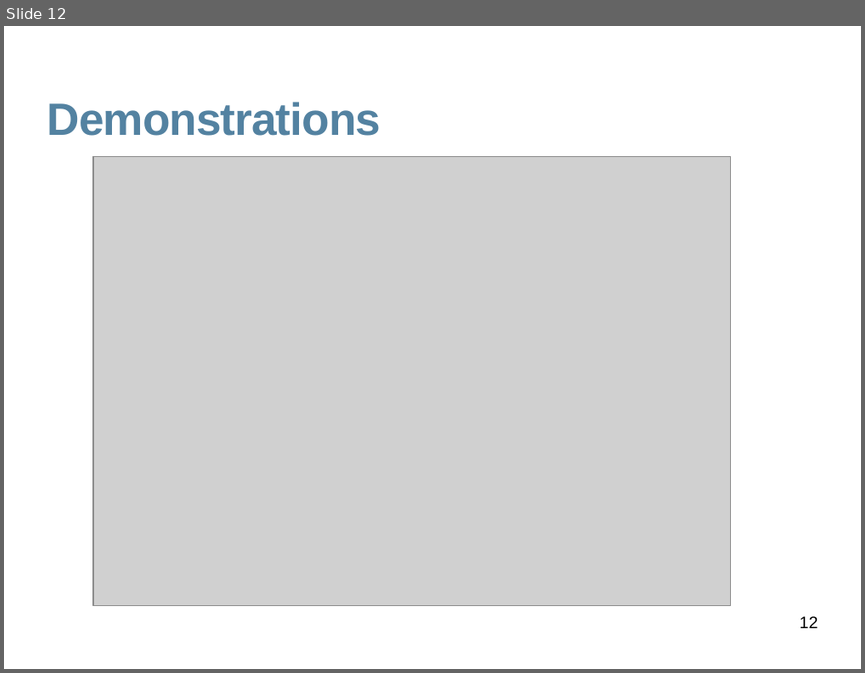
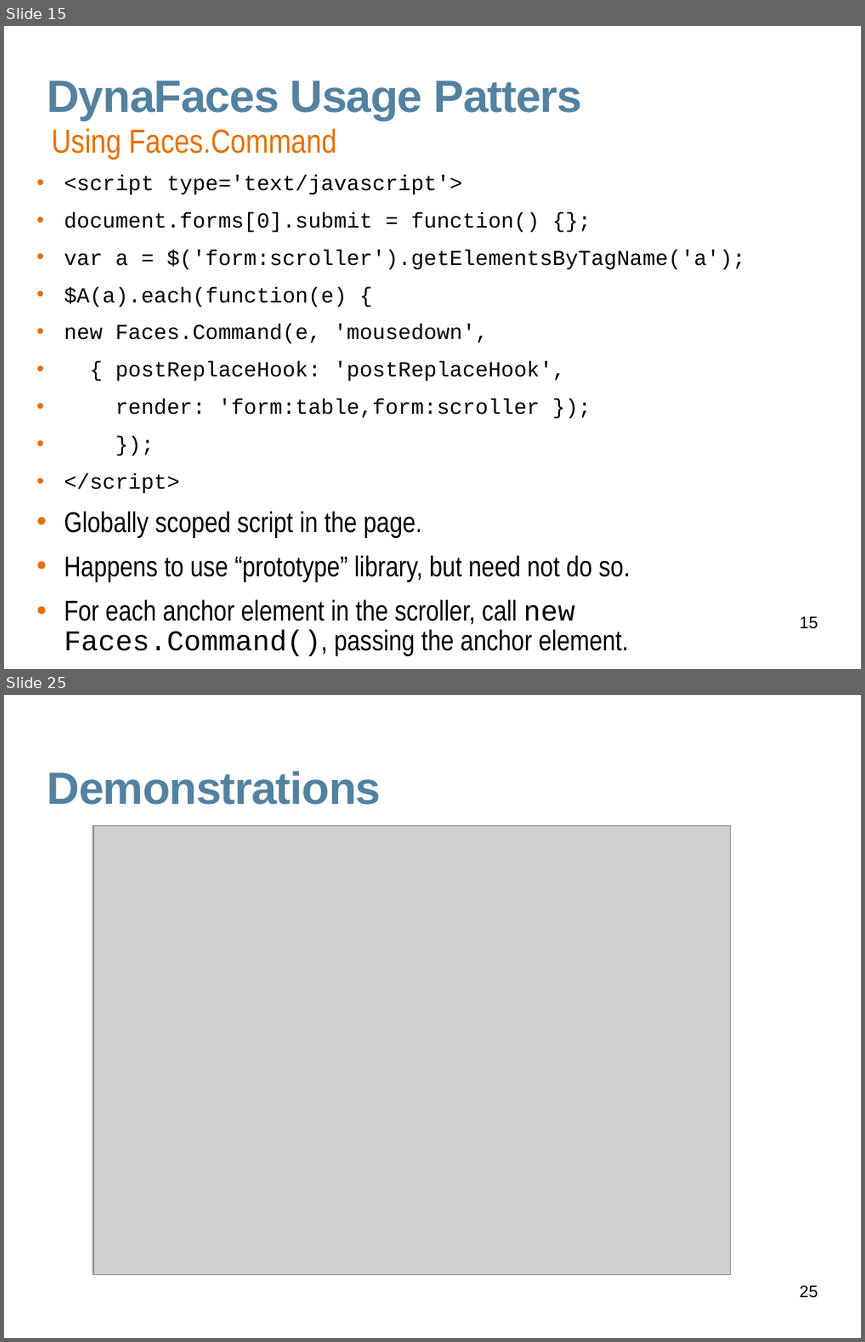
Before and after one commit to javaee/javaserverfaces-extensions, a slide deck: www/slides/dynafaces-advanced.odp. Shown one above the other, each under a label of ours: slide 12 before the commit, slides 15 and 25 after it; the slides between them are not shown. The pictures are 865x673 and 865x1342 pixels, drawn with LibreOffice and Linux fonts; fonts in the diff are those of the drawing; grey boxes stand for pictures; background and template pictures are left out. Boxes give left, top, right and bottom in pixels: in the first picture for what was removed or moved away, otherwise in the second. Text is boxed around its words. In the diff, an @@ line names an element or a change of style, - is before the commit and + after.

```diff
--- a/www/slides/dynafaces-advanced.odp
+++ b/www/slides/dynafaces-advanced.odp
@@ slide 15 added at (4, 26, 861, 669), background #FFFFFF @@
@@ title added at (46, 80, 582, 121), 38 pt, text #5382A1, bold @@
+DynaFaces Usage Patters
@@ text added at (52, 128, 337, 159), 28 pt, text #E76F00 @@
+Using Faces.Command
@@ text added at (64, 175, 745, 656), 18 pt, text #000000 @@
+• <script type='text/javascript'>
+• document.forms[0].submit = function() {};
+• var a = $('form:scroller').getElementsByTagName('a');
+• $A(a).each(function(e) {
+• new Faces.Command(e, 'mousedown',
+• { postReplaceHook: 'postReplaceHook',
+• render: 'form:table,form:scroller });
+• });
+• </script>
+• Globally scoped script in the page.
+• Happens to use “prototype” library, but need not do so.
+• For each anchor element in the scroller, call new Faces.Command(), passing the anchor element.
@@ page number added at (800, 616, 818, 629), 14 pt, text #000000 @@
+15
@@ what was slide 12 is now slide 25 @@
@@ page number at (800, 1285, 818, 1298): text changed @@
-12
+25
```
Also in this commit, not shown: 3 slides changed, 19 other slides added, 7 slides removed, 13 other files.
